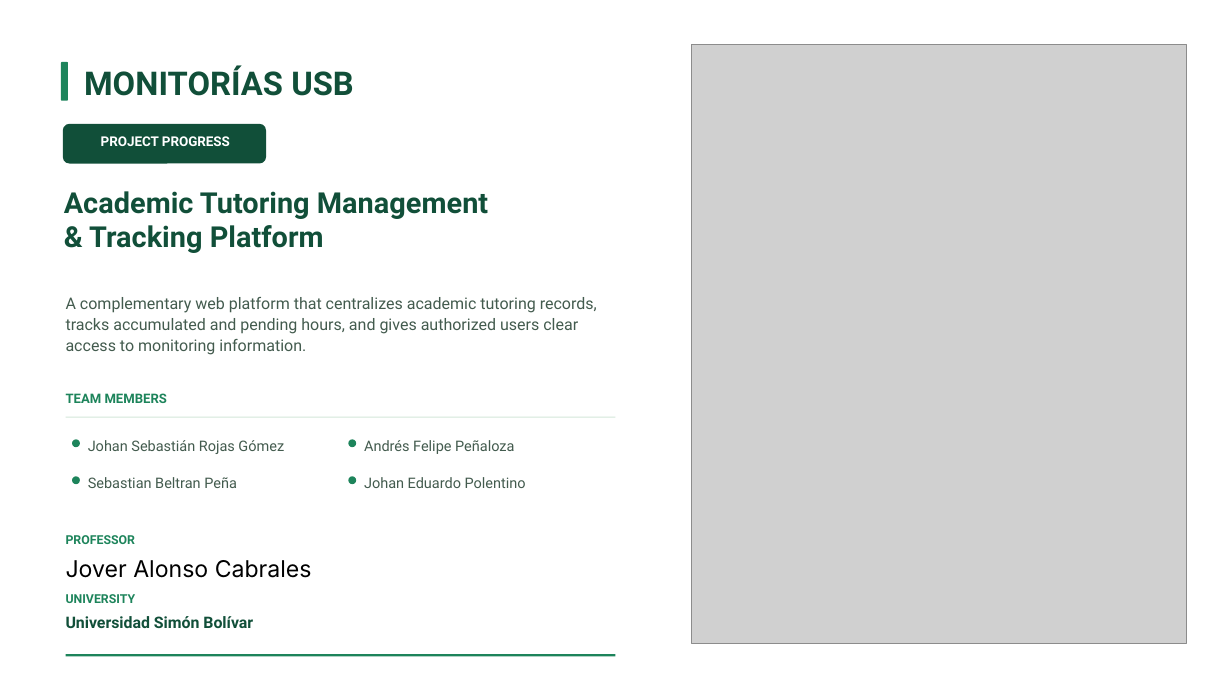
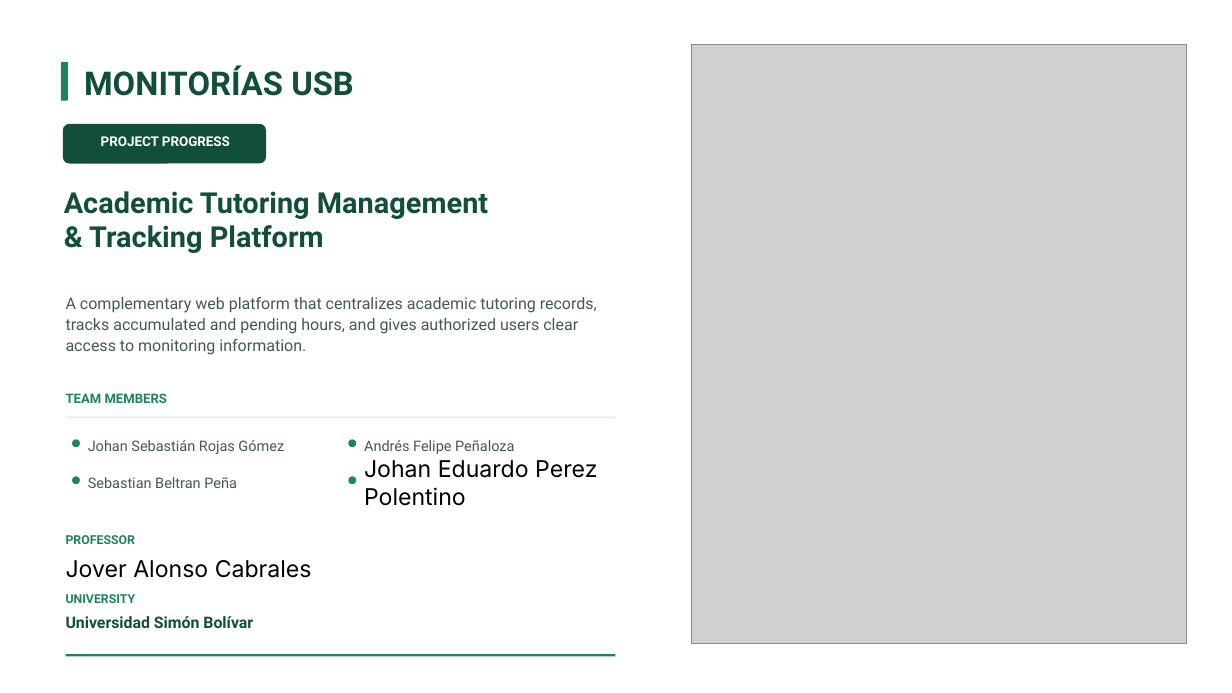
Before and after one commit to johan12rojas/MONITORIAS_USB, a slide deck: slide 1 of presentacion/Monitorias_USB_Presentacion_V4_Actualizada.pptx. Drawn at 1232x693 pixels with LibreOffice and Linux fonts; fonts in the diff are those of the drawing; grey boxes stand for pictures. Boxes give left, top, right and bottom in pixels: in the first picture for what was removed or moved away, otherwise in the second. Text is boxed around its words. In the diff, an @@ line names an element or a change of style, - is before the commit and + after.

Commit message:
docs: actualizacion de nombres oficiales del equipo (Johan Eduardo Perez Polentino y Sebastian Beltran Peña)

```diff
--- a/presentacion/Monitorias_USB_Presentacion_V4_Actualizada.pptx
+++ b/presentacion/Monitorias_USB_Presentacion_V4_Actualizada.pptx
@@ text at <box>364,460,597,506</box>: text changed; size 11.3 to 18 pt; font Roboto to Inter; text colour #435B4E to #000000 @@
-Johan Eduardo Polentino
+Johan Eduardo Perez Polentino
```
Also in this commit, not shown: 1 other slide changed, 1 other file.
